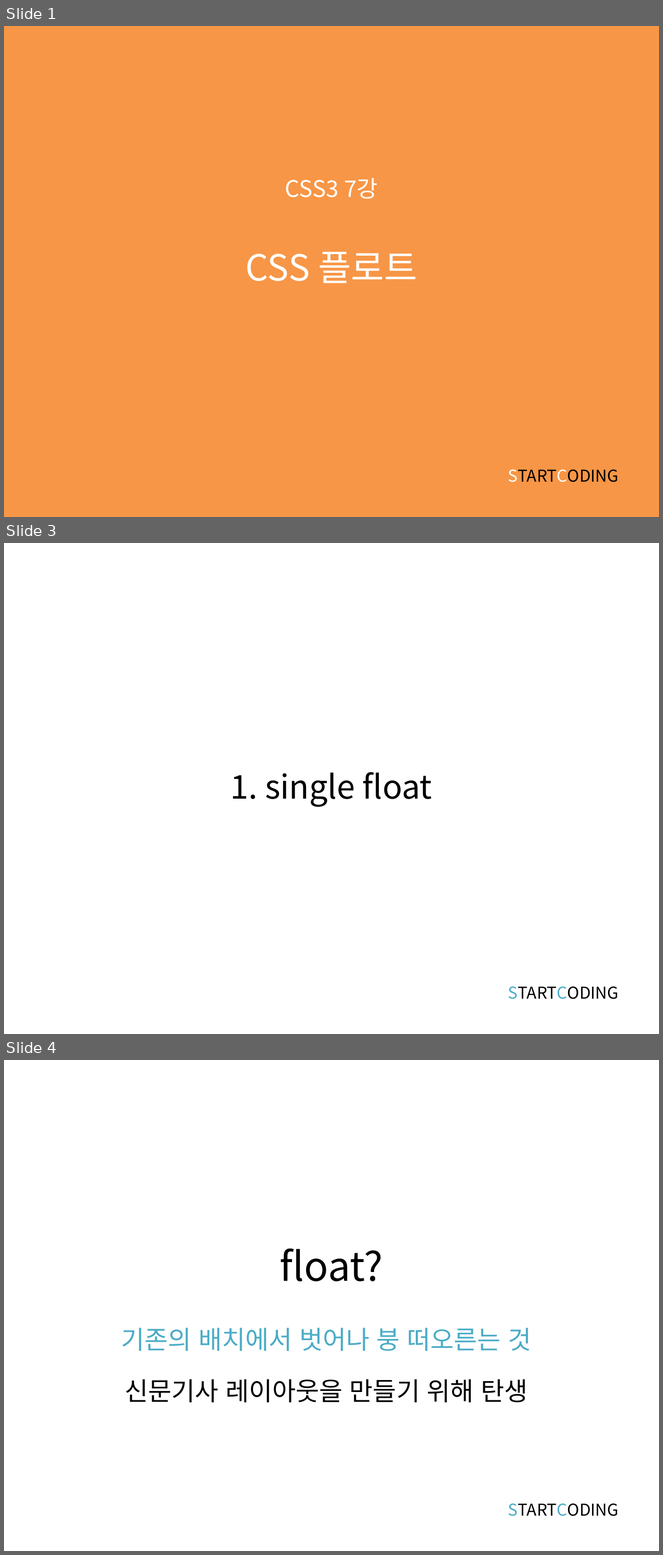
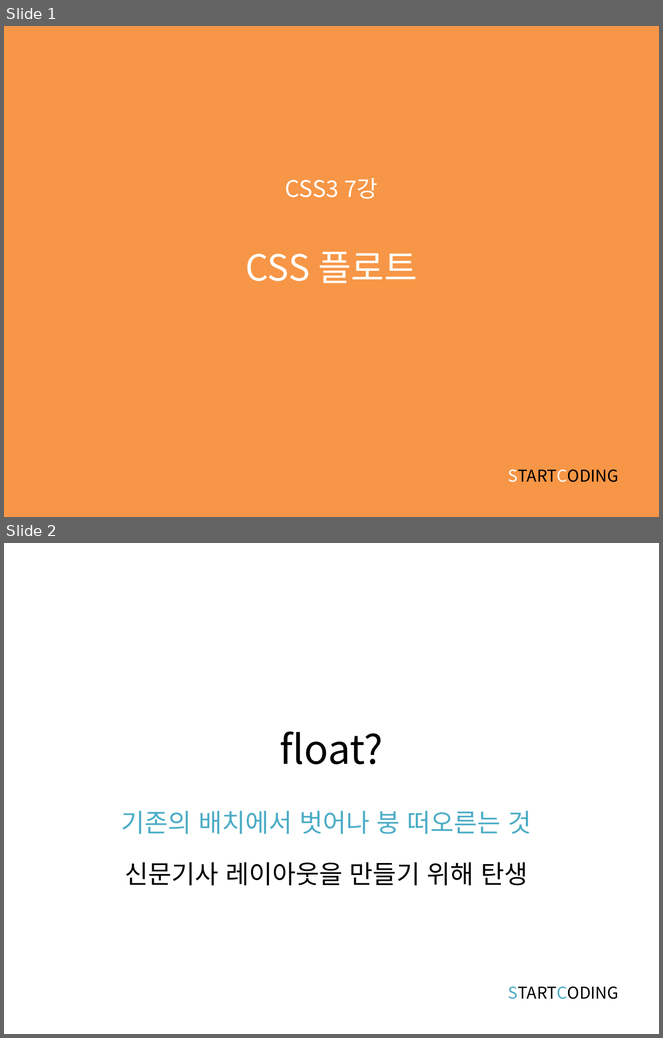
Before and after one commit to kwonkijun/web, a slide deck: 프론트엔드기초(PPT)/CSS3 7강_CSS 플로트.pptx. Shown one above the other, each under a label of ours: slides 1, 3 and 4 before the commit, slides 1 and 2 after it; the slides between them are not shown. The pictures are 663x1555 and 663x1038 pixels, drawn with LibreOffice and Linux fonts; fonts in the diff are those of the drawing. Boxes give left, top, right and bottom in pixels: in the first picture for what was removed or moved away, otherwise in the second. Text is boxed around its words. In the diff, an @@ line names an element or a change of style, - is before the commit and + after.

```diff
--- a/프론트엔드기초(PPT)/CSS3 7강_CSS 플로트.pptx
+++ b/프론트엔드기초(PPT)/CSS3 7강_CSS 플로트.pptx
@@ slide 3 removed at (x1=4, y1=543, x2=659, y2=1034), background #FFFFFF @@
@@ text removed at (x1=231, y1=772, x2=432, y2=807) @@
-1. single float
@@ text removed at (x1=508, y1=987, x2=619, y2=1000) @@
-STARTCODING
@@ what was slide 4 is now slide 2 @@
```
Also in this commit, not shown: 2 other slides removed, 25 other files.
